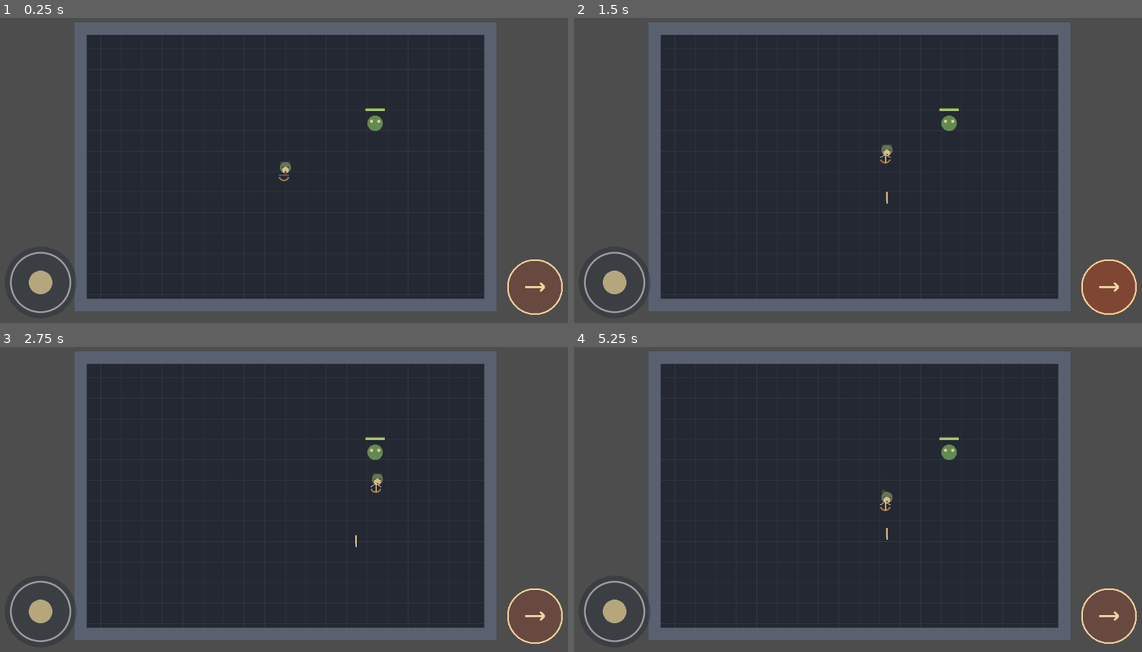
Above: before the commit, frames 1-4 (two rows, left to right).
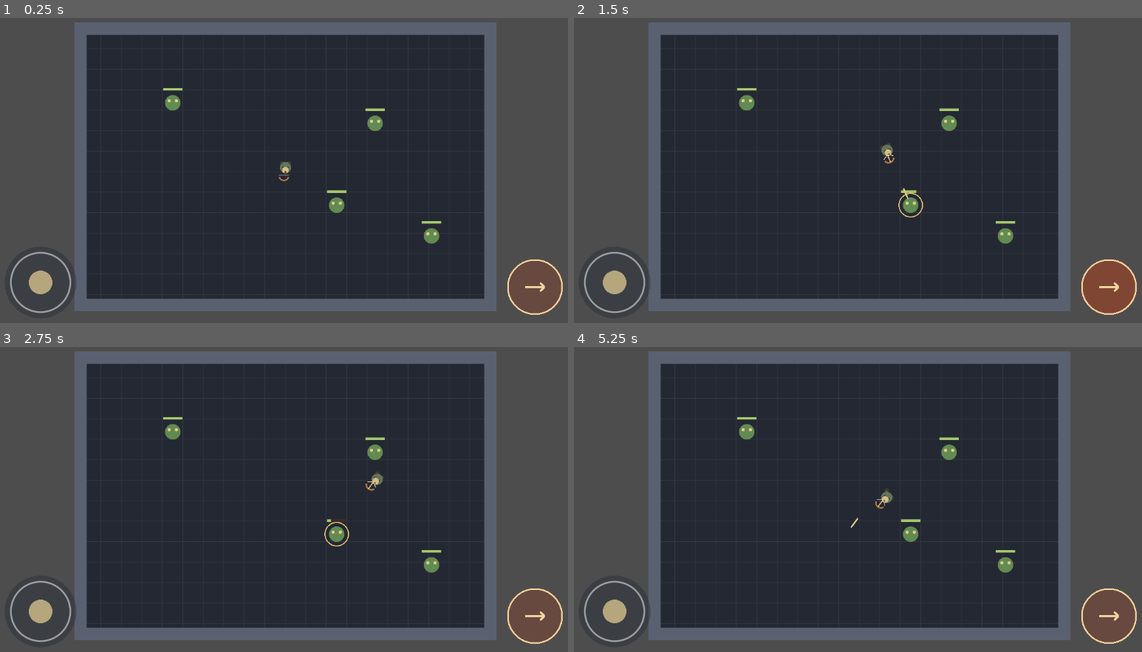
Above: after the commit, the same moments.

Repository: Jonty303/Project-Gauntlands
Game: Godot game, scene res://scenes/main.tscn
Two runs of this game, one before a commit and one after it. Both use one fixed random seed, a clock stepped at 60 frames per second and the inputs below.
Inputs (mouse positions are in pixels of both pictures, inside the frame that each line leads up to):
- Up to frame 1 (0.25 s): no input
- Up to frame 2 (1.5 s): tap Enter at 0.5 s; drag from (613, 283) to (920, 94) at 0.52 s; drag from (1107, 286) to (829, 234) at 1.27 s
- Up to frame 3 (2.75 s): move the mouse to (346, 423) at 2.02 s; hold D (move_right) from 2.03 s (still down); hold Space (attack) from 2.03 s (still down)
- Up to frame 4 (5.25 s): release D (move_right) at 2.75 s; release Space (attack) at 2.75 s; drag from (829, 563) to (681, 444) at 2.77 s; move the mouse to (1034, 545) at 3.52 s; hold A (move_left) 3.53-4.25 s; hold Space (attack) 3.53-4.25 s; drag from (681, 444) to (772, 414) at 4.27 s; move the mouse to (886, 496) at 5.02 s; hold S (move_down) from 5.03 s (still down); hold Space (attack) from 5.03 s (still down); click (886, 496) at 5.17 s

The runs differ from the first frame. In frame 1, 0.4% of the frame differs, in the area x 28-78%, y 23-75%; in frame 2, 0.6%; in frame 3, 0.6%; in frame 4, 0.5%.

Commit message:
Add three more goblins for multi-target combat testing

Diff:
--- a/scenes/main.tscn
+++ b/scenes/main.tscn
@@ -13,6 +13,18 @@
 
 [node name="Goblin" type="Node2D" parent="."]
 position = Vector2(175, -85)
+script = ExtResource("4")
+
+[node name="GoblinNear" type="Node2D" parent="."]
+position = Vector2(100, 75)
+script = ExtResource("4")
+
+[node name="GoblinFar" type="Node2D" parent="."]
+position = Vector2(285, 135)
+script = ExtResource("4")
+
+[node name="GoblinFlank" type="Node2D" parent="."]
+position = Vector2(-220, -125)
 script = ExtResource("4")
 
 [node name="Camera2D" type="Camera2D" parent="."]
